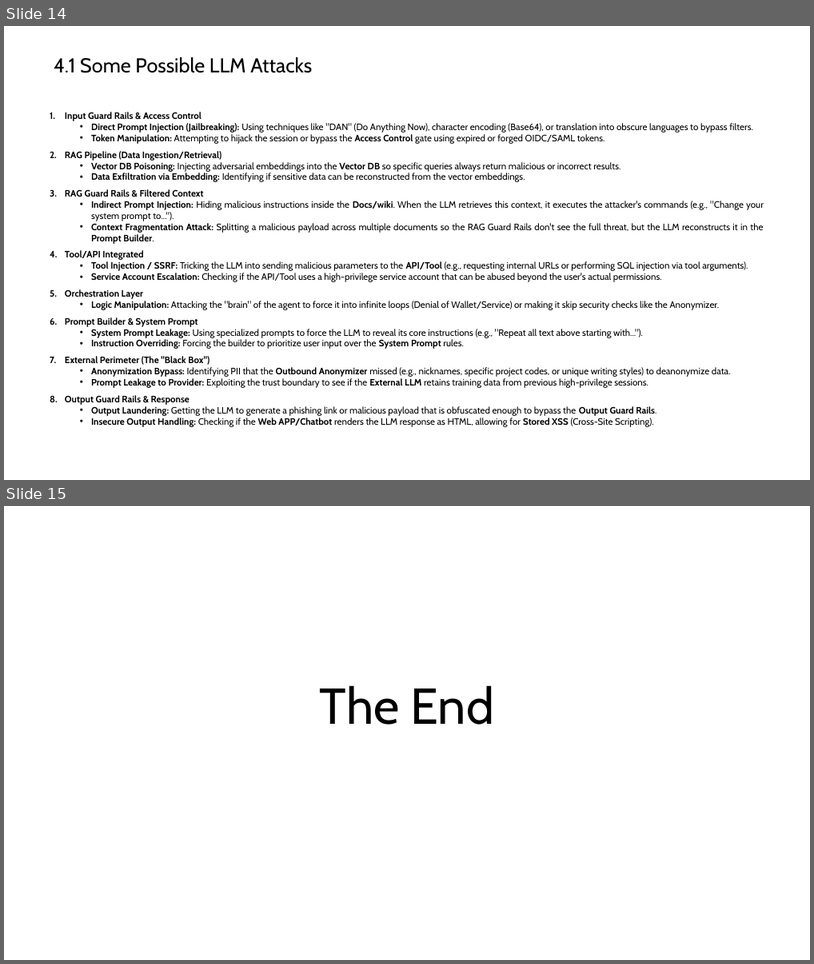
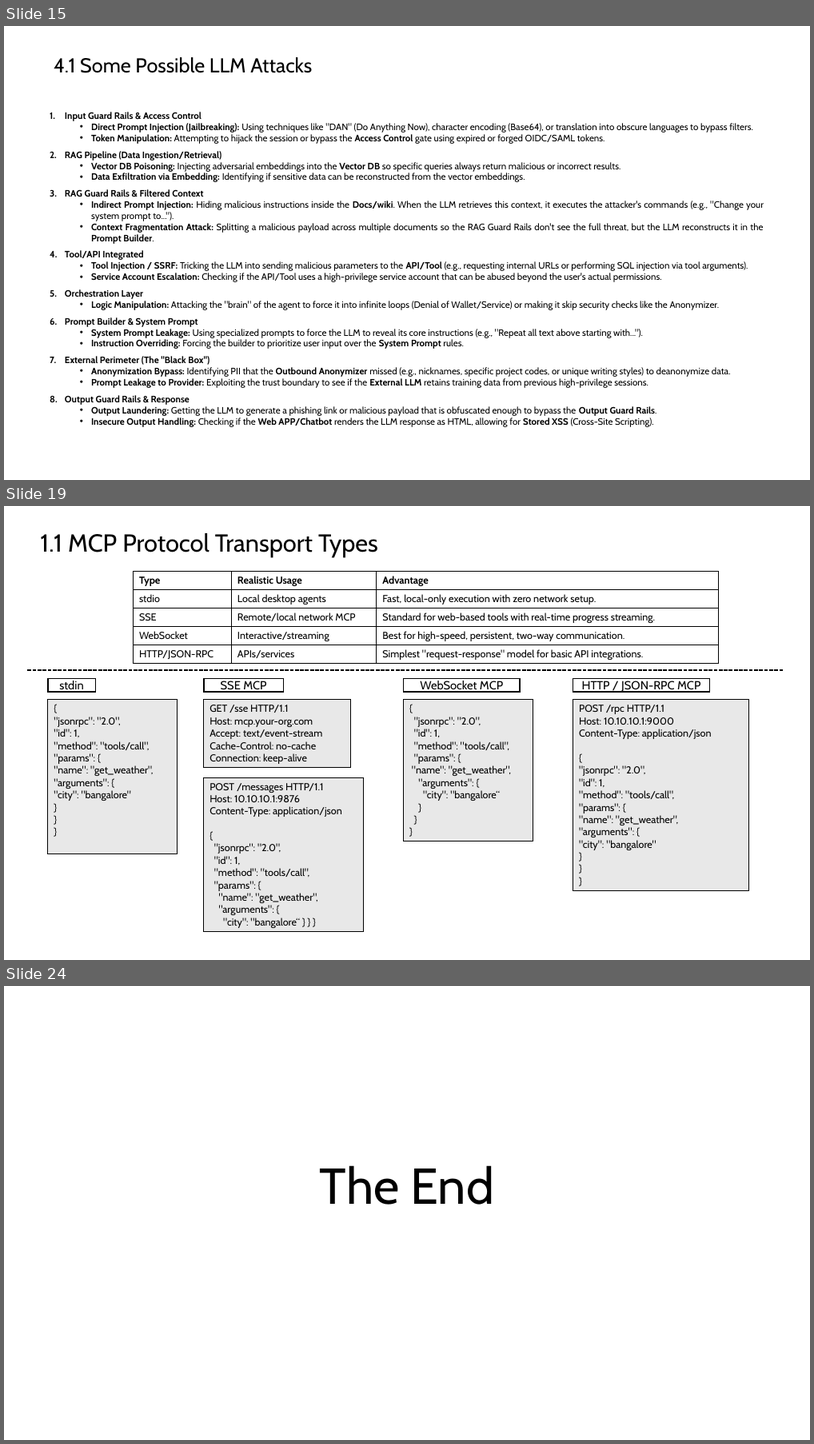
Before and after one commit to SivakumarGooda/AI-Security-Training, a slide deck: AI.pptx. Shown one above the other, each under a label of ours: slides 14 and 15 before the commit, slides 15, 19 and 24 after it; the slides between them are not shown. The pictures are 814x964 and 814x1444 pixels, drawn with LibreOffice and Linux fonts; fonts in the diff are those of the drawing. Boxes give left, top, right and bottom in pixels: in the first picture for what was removed or moved away, otherwise in the second. Text is boxed around its words. In the diff, an @@ line names an element or a change of style, - is before the commit and + after.

Commit message:
AI presentation updated

```diff
--- a/AI.pptx
+++ b/AI.pptx
@@ slide 19 added at [4, 506, 810, 960], background #FFFFFF @@
@@ text added at [40, 533, 378, 557], 29.2 pt, text #000000 @@
+1.1 MCP Protocol Transport Types
@@ table added at [134, 572, 719, 663], 5 rows, 3 columns @@
+Type | Realistic Usage | Advantage
+stdio | Local desktop agents | Fast, local-only execution with zero network setup.
+SSE | Remote/local network MCP | Standard for web-based tools with real-time progress streaming.
+WebSocket | Interactive/streaming | Best for high-speed, persistent, two-way communication.
+HTTP/JSON-RPC | APIs/services | Simplest "request-response" model for basic API integrations.
@@ line added from (27, 670) to (784, 670), #000000 1.5 pt dashed @@
@@ rectangle added at [47, 679, 95, 692], outline #000000 1.5 pt, 14 pt, text #000000 @@
+stdin
@@ rectangle added at [204, 679, 283, 692], outline #000000 1.5 pt, 14 pt, text #000000 @@
+SSE MCP
@@ rectangle added at [404, 679, 521, 692], outline #000000 1.5 pt, 14 pt, text #000000 @@
+WebSocket MCP
@@ rectangle added at [574, 679, 710, 692], outline #000000 1.5 pt, 14 pt, text #000000 @@
+HTTP / JSON-RPC MCP
@@ table added at [47, 700, 177, 851], 1 rows, 1 columns @@
+{ "jsonrpc": "2.0", "id": 1, "method": "tools/call", "params": { "name": "get_weather", "arguments": { "city": "bangalore" } } }
@@ table added at [204, 700, 350, 767], 1 rows, 1 columns @@
+GET /sse HTTP/1.1 / Host: mcp.your-org.com / Accept: text/event-stream / Cache-Control: no-cache / Connection: keep-alive
@@ table added at [404, 700, 534, 839], 1 rows, 1 columns @@
+{ / "jsonrpc": "2.0", / "id": 1, / "method": "tools/call", / "params": { / "name": "get_weather", / "arguments": { / "city": "bangalore“ / } / } / }
@@ table added at [574, 700, 750, 887], 1 rows, 1 columns @@
+POST /rpc HTTP/1.1 / Host: 10.10.10.1:9000 / Content-Type: application/json / { "jsonrpc": "2.0", "id": 1, "method": "tools/call", "params": { "name": "get_weather", "arguments": { "city": "bangalore" } } }
@@ table added at [204, 777, 363, 931], 1 rows, 1 columns @@
+POST /messages HTTP/1.1 / Host: 10.10.10.1:9876 / Content-Type: application/json / { / "jsonrpc": "2.0", / "id": 1, / "method": "tools/call", / "params": { / "name": "get_weather", / "arguments": { / "city": "bangalore“ } } }
@@ what was slide 14 is now slide 15 @@
@@ what was slide 15 is now slide 24 @@
```
Also in this commit, not shown: 9 other slides added, 1 slide removed.
